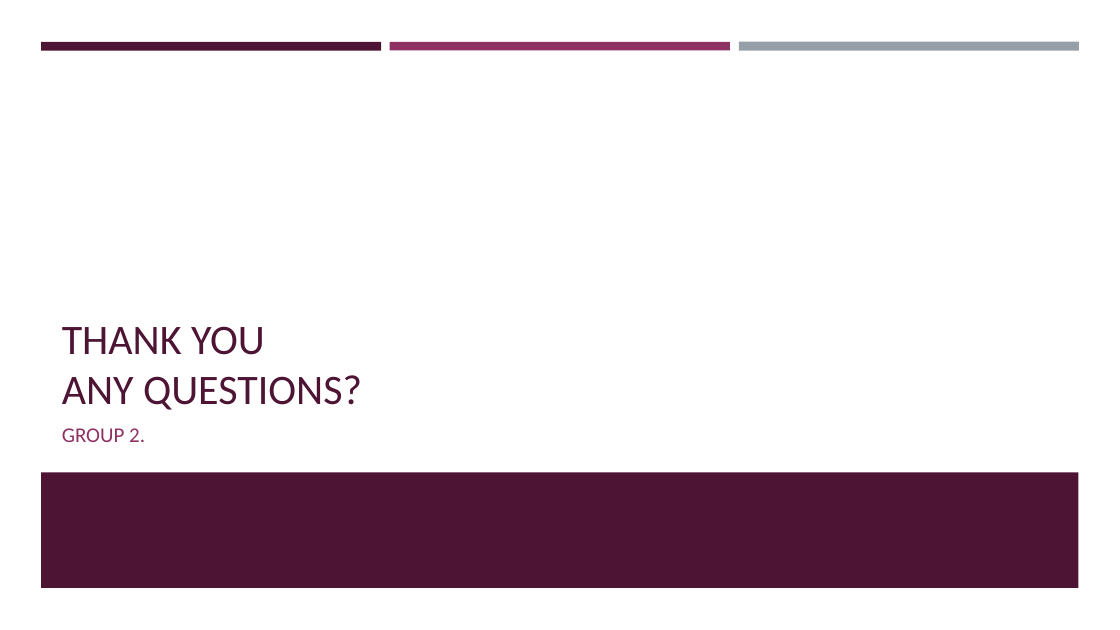
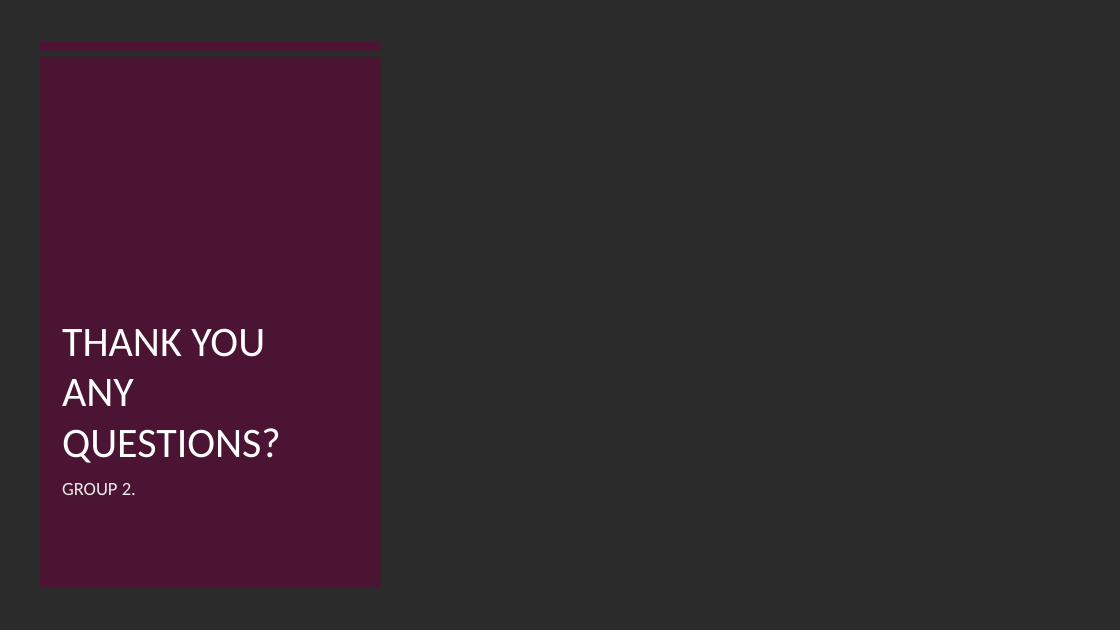
Before and after one commit to Godfrey-249/Phase-4-Group-2--NLP-Project, a slide deck: slide 10 of TWITTER SENTIMENTS ANALYSIS.pptx. Drawn at 1120x630 pixels with LibreOffice and Linux fonts; fonts in the diff are those of the drawing; background and template pictures are left out; a plain dark background stands for a picture behind light text. Boxes give left, top, right and bottom in pixels: in the first picture for what was removed or moved away, otherwise in the second. Text is boxed around its words. In the diff, an @@ line names an element or a change of style, - is before the commit and + after.

```diff
--- a/TWITTER SENTIMENTS ANALYSIS.pptx
+++ b/TWITTER SENTIMENTS ANALYSIS.pptx
@@ background #FFFFFF to picture (left out) @@
@@ rectangle added at (0,0,1120,630), fill #FFFFFF @@
@@ rectangle added at (40,57,381,587), fill #4D1434 at 97% opacity @@
@@ rectangle added at (40,42,381,50), fill #4D1434 @@
@@ rectangle removed at (41,42,381,50) @@
@@ rectangle removed at (390,42,730,50) @@
@@ rectangle removed at (739,42,1079,51) @@
@@ title "THANK YOU ANY QUESTIONS?" at (62,328,281,463): text colour #4D1434 to #FFFFFF @@
@@ rectangle removed at (41,472,1079,588) @@
@@ text "GROUP 2.": place and size @@
-text "GROUP 2." at (62,428,145,442)
+text "GROUP 2." at (62,483,136,495)
@@ text "GROUP 2." at (62,483,136,495): size 18 to 16 pt, text colour #903163 to #EBEBEB @@
```
Also in this commit, not shown: 7 other slides changed, 5 other files.
